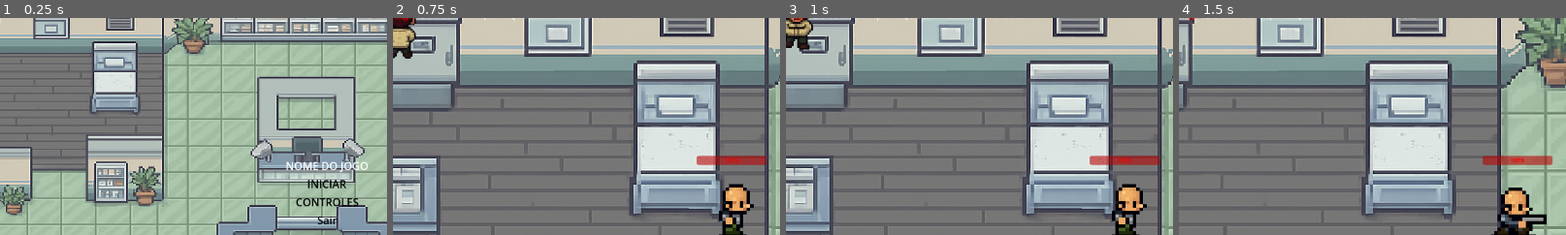
Above: before the commit, frames 1-4 (left to right).
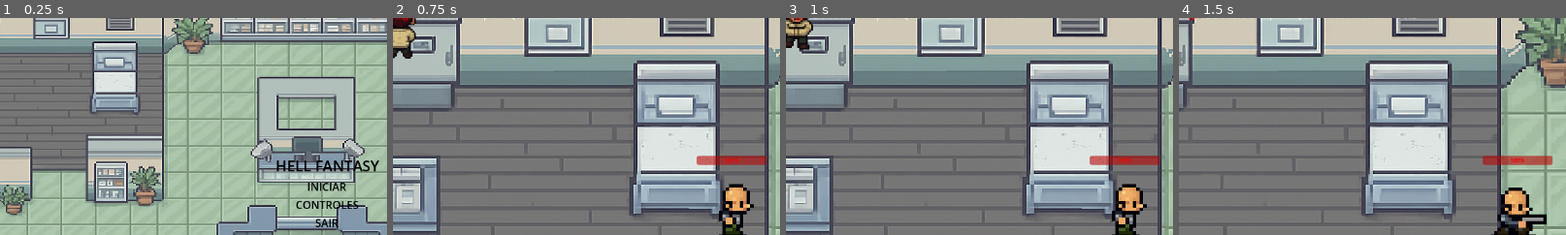
Above: after the commit, the same moments.

Repository: levi-tabosa/trabai_andrea
Game: Godot game, scene res://scenes/tela_inicial.tscn
The game is run twice, just before and just after one commit, with the same random seed, the same clock (stepped at 60 frames per second) and the same inputs. This scene is started directly instead of the project's main scene.
Inputs:
- Up to frame 1 (0.25 s): no input
- Up to frame 2 (0.75 s): click "INICIAR" at 0.5 s
- Up to frame 3 (1 s): no input
- Up to frame 4 (1.5 s): tap Enter (ui_accept) at 1.25 s; hold Right (ui_right) from 1.28 s (still down); tap Keypad Enter (enter) at 1.35 s
The pictures show only the part of the screen within x 8-58%, y 10-60%; the shares and areas given below are measured in that part.

The runs differ from the first frame. In frame 1, 1.8% of the frame differs, in the area x 71-98%, y 65-97%; in frame 2, nothing differs; in frame 3, nothing differs; in frame 4, nothing differs.

Commit message:
Update tela_inicial.tscn

Diff:
--- a/scenes/tela_inicial.tscn
+++ b/scenes/tela_inicial.tscn
@@ -1,7 +1,9 @@
-[gd_scene load_steps=9 format=3 uid="uid://d2dqbt4clvd8d"]
+[gd_scene load_steps=10 format=3 uid="uid://cbu7dp0w44hif"]
 
-[ext_resource type="Script" uid="uid://dw7ax0c7ob0c6" path="res://scripts/tela_inicial.gd" id="1_xo13d"]
+[ext_resource type="Script" path="res://scripts/tela_inicial.gd" id="1_xo13d"]
 [ext_resource type="Texture2D" uid="uid://crb7m1pfm1msy" path="res://assets/3bf0bec8-557d-4cfd-b69c-54b1897172b4.png" id="2_2o6u0"]
+
+[sub_resource type="Theme" id="Theme_xo13d"]
 
 [sub_resource type="StyleBoxFlat" id="StyleBoxFlat_1jke6"]
 bg_color = Color(0.6, 0.6, 0.6, 0)
@@ -65,7 +67,10 @@
 [node name="Label" type="Label" parent="MarginContainer/HBoxContainer/VBoxContainer"]
 layout_mode = 2
 size_flags_horizontal = 4
-text = "NOME DO JOGO"
+theme = SubResource("Theme_xo13d")
+theme_override_colors/font_color = Color(0, 0, 0, 1)
+theme_override_font_sizes/font_size = 22
+text = "HELL FANTASY"
 
 [node name="Start" type="Button" parent="MarginContainer/HBoxContainer/VBoxContainer"]
 layout_mode = 2
@@ -80,8 +85,7 @@
 [node name="Sair" type="Button" parent="MarginContainer/HBoxContainer/VBoxContainer"]
 layout_mode = 2
 theme = SubResource("Theme_q3c3x")
-text = "Sair
-"
+text = "SAIR"
 
 [connection signal="pressed" from="MarginContainer/HBoxContainer/VBoxContainer/Start" to="." method="_on_start_pressed"]
 [connection signal="pressed" from="MarginContainer/HBoxContainer/VBoxContainer/Controls" to="." method="_on_controls_pressed"]
